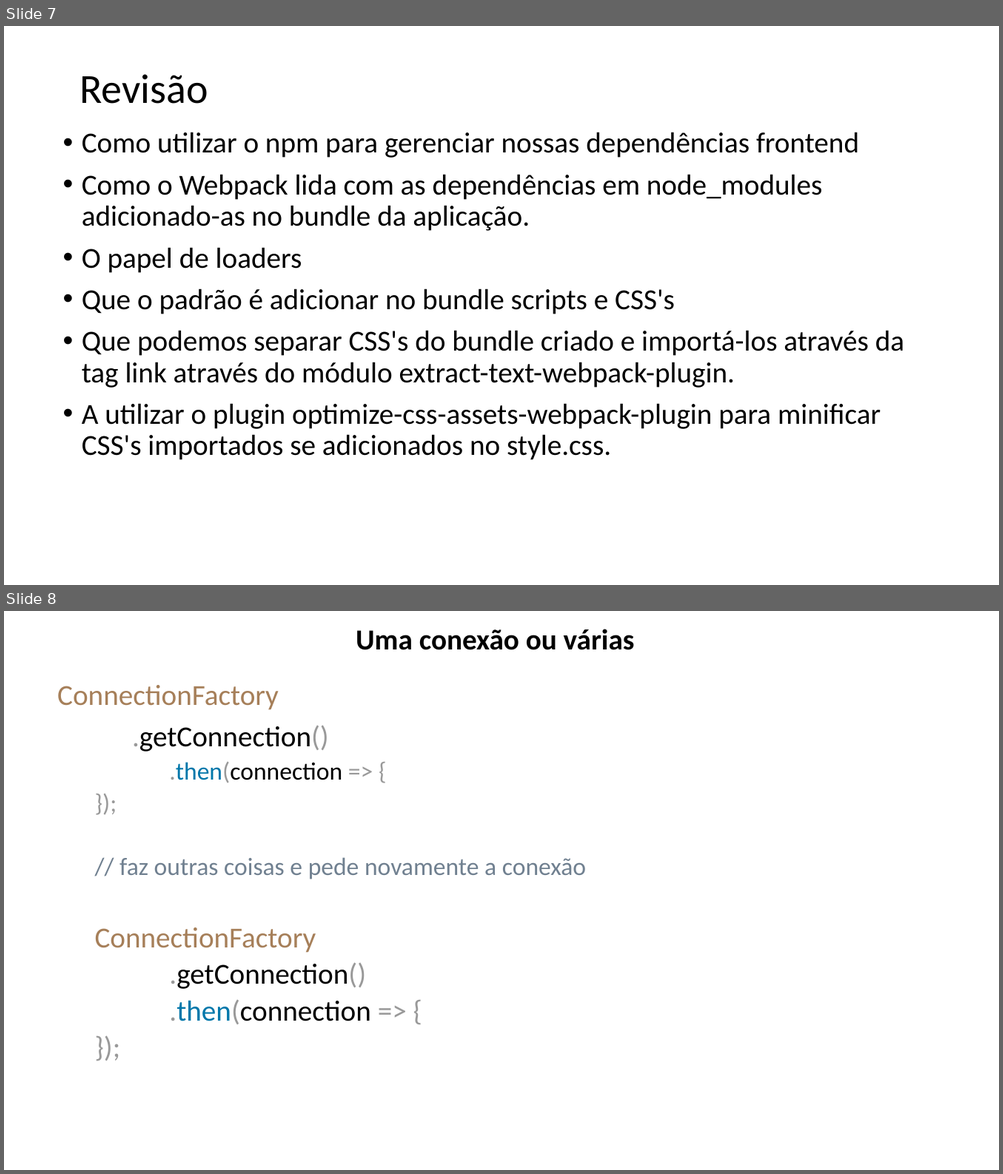
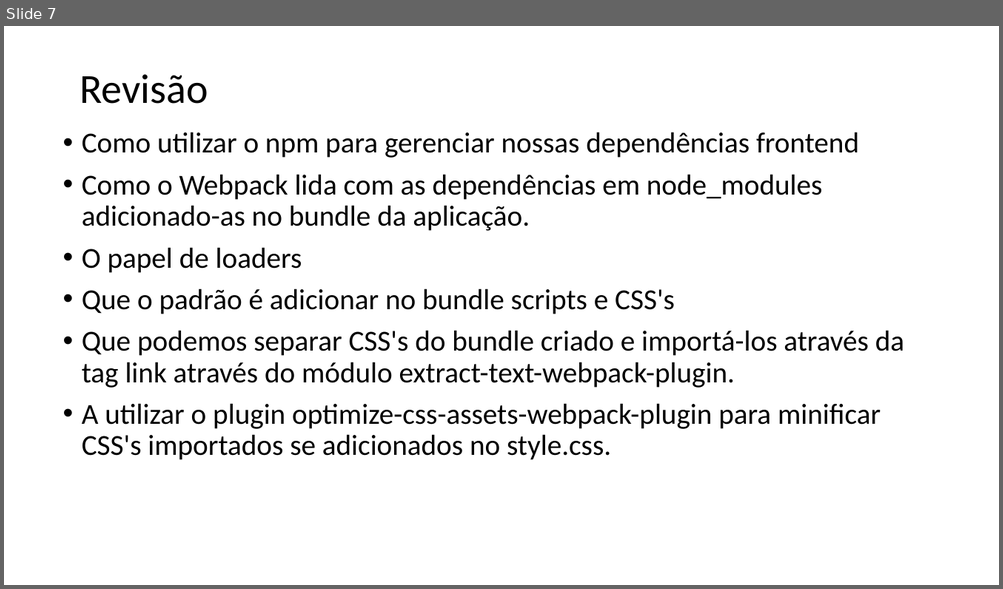
Before and after one commit to lacsousa/webpack, a slide deck: docs/Webpack-resumo.pptx. Shown one above the other, each under a label of ours: slides 7 and 8 before the commit, slide 7 after it. The pictures are 1003x1174 and 1003x589 pixels, drawn with LibreOffice and Linux fonts; fonts in the diff are those of the drawing. Boxes give left, top, right and bottom in pixels: in the first picture for what was removed or moved away, otherwise in the second. Text is boxed around its words. In the diff, an @@ line names an element or a change of style, - is before the commit and + after.

```diff
--- a/docs/Webpack-resumo.pptx
+++ b/docs/Webpack-resumo.pptx
@@ slide 8 removed at (4,611,999,1170), background #FFFFFF @@
@@ title removed at (356,629,634,650) @@
-Uma conexão ou várias
@@ text removed at (57,685,586,1025) @@
-ConnectionFactory
-.getConnection()
-  .then(connection => {
-  });
-  // faz outras coisas e pede novamente a conexão
-  ConnectionFactory
-  .getConnection()
-  .then(connection => {
-  });
```
Also in this commit, not shown: 2 slides added, 2 other slides removed, 4 other files.
